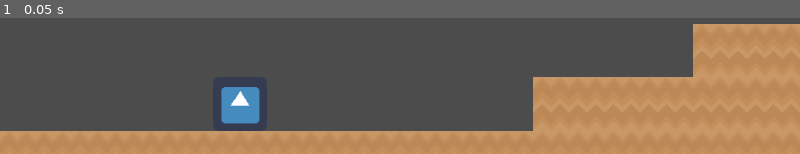
Above: before the commit, frame 1.
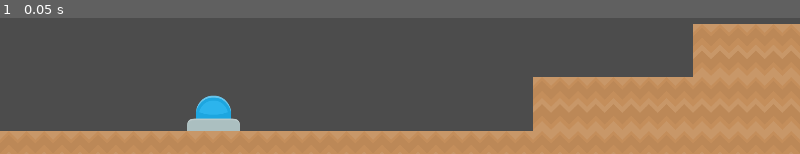
Above: after the commit, the same moment.

Repository: DuCheAnh/P2PPuzzle
Game: Godot game, scene res://Game.tscn
The game is run twice, just before and just after one commit, with the same random seed, the same clock (stepped at 60 frames per second) and the same inputs. This scene is started directly instead of the project's main scene. The engine's default icon, where the game draws it, is replaced by a stand-in: a white triangle on a blue panel in a dark square.
Inputs:
- Up to frame 1 (0.05 s): no input

The runs differ from the first frame. In frame 1, 2.3% of the frame differs, in the area x 23-33%, y 50-84%.
Error in both runs: Invalid get index '3' (on base: 'Array'). (res://Network/Network.gd:18)

Commit message:
added: textblock bounces player and has animated sprites now

Diff:
--- a/MultiplayerPuzzle/Game.tscn
+++ b/MultiplayerPuzzle/Game.tscn
@@ -38,4 +38,4 @@
 tile_data = PoolIntArray( -1, 0, 0, -65536, 0, 0, -65535, 0, 0, -65534, 0, 0, -65533, 0, 0, -65532, 0, 0, -65531, 0, 0, …(695 unchanged characters)…
 
 [node name="TestBlock" parent="." instance=ExtResource( 2 )]
-position = Vector2( 512, 896 )
+position = Vector2( 512, 960 )
--- a/MultiplayerPuzzle/TestBlock.gd
+++ b/MultiplayerPuzzle/TestBlock.gd
@@ -3,7 +3,15 @@
 var multiplier = 1
 
 func _on_TestBlock_body_entered(body):
-#	if body.is_in_group("Player"):
-#		if body.is_on_floor():
-#			body.jump(1)
-	pass
+	if body.is_in_group("Player"):
+		$Sprite.play("pressed")
+		$Sprite.scale = Vector2(1.25, 1)
+
+
+
+
+
+func _on_TestBlock_body_exited(body):
+	if body.is_in_group("Player"):
+		$Sprite.play("unpressed")
+		$Sprite.scale = $Sprite.scale.linear_interpolate(Vector2(1, 1),1)
--- a/MultiplayerPuzzle/TestBlock.tscn
+++ b/MultiplayerPuzzle/TestBlock.tscn
@@ -1,21 +1,37 @@
-[gd_scene load_steps=4 format=2]
+[gd_scene load_steps=6 format=2]
 
-[ext_resource path="res://icon.png" type="Texture" id=1]
+[ext_resource path="res://Asset/switchBlue.png" type="Texture" id=1]
 [ext_resource path="res://TestBlock.gd" type="Script" id=2]
+[ext_resource path="res://Asset/switchBlue_pressed.png" type="Texture" id=3]
+
+[sub_resource type="SpriteFrames" id=2]
+animations = [ {
+"frames": [ ExtResource( 3 ) ],
+"loop": true,
+"name": "pressed",
+"speed": 5.0
+}, {
+"frames": [ ExtResource( 1 ) ],
+"loop": true,
+"name": "unpressed",
+"speed": 5.0
+} ]
 
 [sub_resource type="RectangleShape2D" id=1]
-extents = Vector2( 64, 64 )
+extents = Vector2( 48, 48 )
 
 [node name="TestBlock" type="Area2D" groups=["Player_jump_booster"]]
 script = ExtResource( 2 )
 
-[node name="Sprite" type="Sprite" parent="."]
-scale = Vector2( 2, 2 )
-texture = ExtResource( 1 )
-offset = Vector2( 32, 32 )
+[node name="Sprite" type="AnimatedSprite" parent="."]
+frames = SubResource( 2 )
+animation = "unpressed"
 
 [node name="CollisionShape2D" type="CollisionShape2D" parent="."]
-position = Vector2( 64, 64 )
+position = Vector2( 0, 16 )
 shape = SubResource( 1 )
 
+[node name="Timer" type="Timer" parent="."]
+
 [connection signal="body_entered" from="." to="." method="_on_TestBlock_body_entered"]
+[connection signal="body_exited" from="." to="." method="_on_TestBlock_body_exited"]
Binary file added: MultiplayerPuzzle/Asset/switchBlue.png
Not shown, added: MultiplayerPuzzle/Asset/switchBlue.png.import
Binary file added: MultiplayerPuzzle/Asset/switchBlue_pressed.png
Not shown, added: MultiplayerPuzzle/Asset/switchBlue_pressed.png.import
